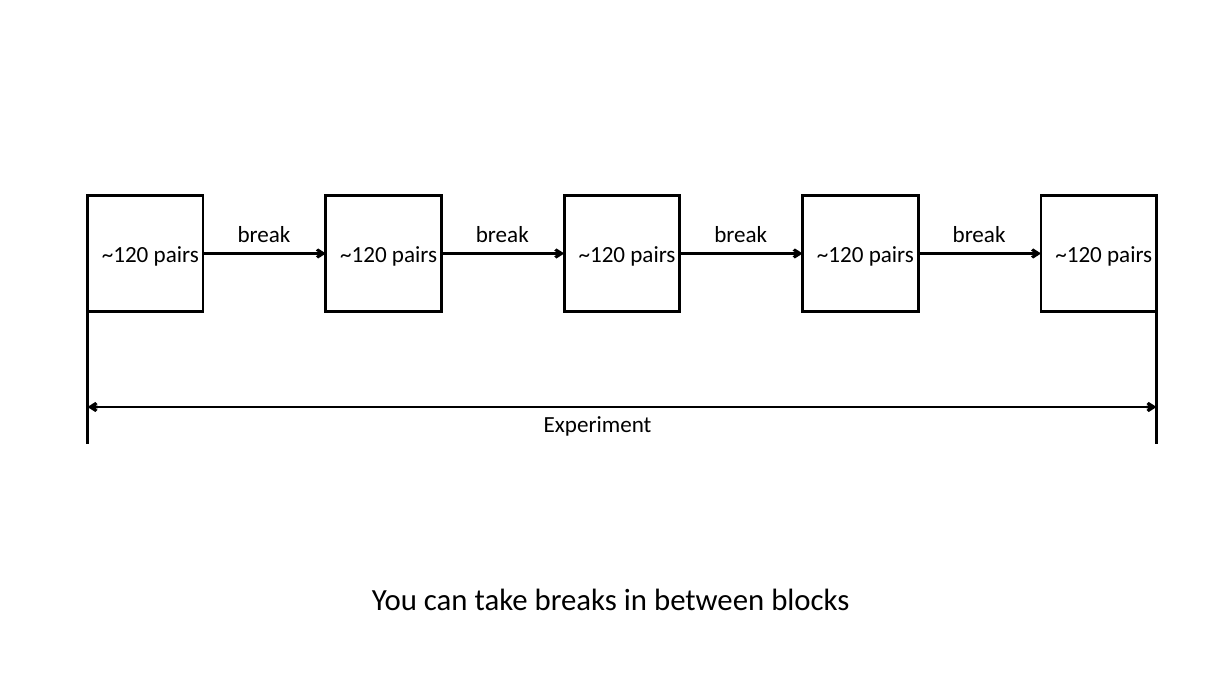
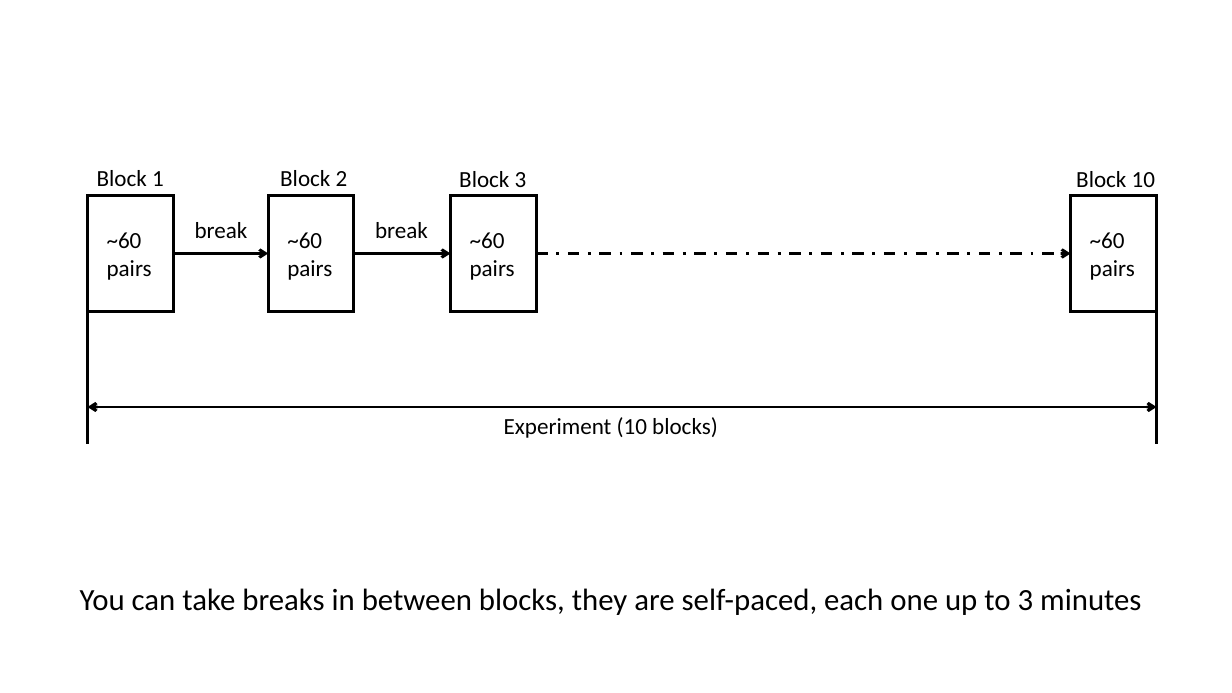
Before and after one commit to CogWorks/Zoid_ID, a slide deck: slide 33 of instructions_animation.pptx. Drawn at 1232x693 pixels with LibreOffice and Linux fonts; fonts in the diff are those of the drawing. Boxes give left, top, right and bottom in pixels: in the first picture for what was removed or moved away, otherwise in the second. Text is boxed around its words. In the diff, an @@ line names an element or a change of style, - is before the commit and + after.

```diff
--- a/instructions_animation.pptx
+++ b/instructions_animation.pptx
@@ text added at [97, 170, 164, 186], 18 pt, text #000000 @@
+Block 1
@@ text added at [280, 170, 348, 186], 18 pt, text #000000 @@
+Block 2
@@ text added at [459, 171, 527, 187], 18 pt, text #000000 @@
+Block 3
@@ text added at [1076, 171, 1155, 187], 18 pt, text #000000 @@
+Block 10
@@ rectangle: place and size @@
-rectangle at [88, 196, 203, 311]
+rectangle at [88, 196, 174, 311]
@@ rectangle: place and size @@
-rectangle at [326, 196, 442, 311]
+rectangle at [268, 196, 354, 311]
@@ rectangle: place and size @@
-rectangle at [565, 196, 680, 311]
+rectangle at [451, 196, 537, 311]
@@ rectangle removed at [803, 196, 919, 311] @@
@@ rectangle: place and size @@
-rectangle at [1042, 196, 1157, 311]
+rectangle at [1071, 196, 1157, 311]
@@ text at [107, 232, 152, 280]: text changed @@
-~120 pairs
+~60
+pairs
@@ text "break": place and size @@
-text "break" at [238, 226, 291, 242]
+text "break" at [195, 222, 248, 238]
@@ text at [287, 232, 332, 280]: text changed @@
-~120 pairs
+~60
+pairs
@@ text "break": place and size @@
-text "break" at [476, 226, 529, 242]
+text "break" at [375, 222, 428, 238]
@@ text at [470, 232, 515, 280]: text changed @@
-~120 pairs
+~60
+pairs
@@ text removed at [714, 226, 767, 242] @@
-break
@@ text removed at [953, 226, 1006, 242] @@
-break
@@ text at [1090, 232, 1135, 280]: text changed @@
-~120 pairs
+~60
+pairs
@@ arrow moved from (203, 253) - (326, 253) to (174, 253) - (268, 253) @@
@@ arrow moved from (442, 253) - (565, 253) to (354, 253) - (451, 253) @@
@@ arrow added from (536, 253) to (1071, 253), #000000 2.25 pt dashed @@
@@ arrow removed from (680, 253) to (803, 253) @@
@@ text removed at [817, 246, 914, 266] @@
-~120 pairs
@@ arrow removed from (919, 253) to (1042, 253) @@
@@ text at [504, 417, 718, 438]: text changed @@
-Experiment
+Experiment (10 blocks)
@@ text at [80, 588, 1141, 615]: text changed @@
-You can take breaks in between blocks
+You can take breaks in between blocks, they are self-paced, each one up to 3 minutes
```
Also in this commit, not shown: 3 other slides changed, 1 other file.
